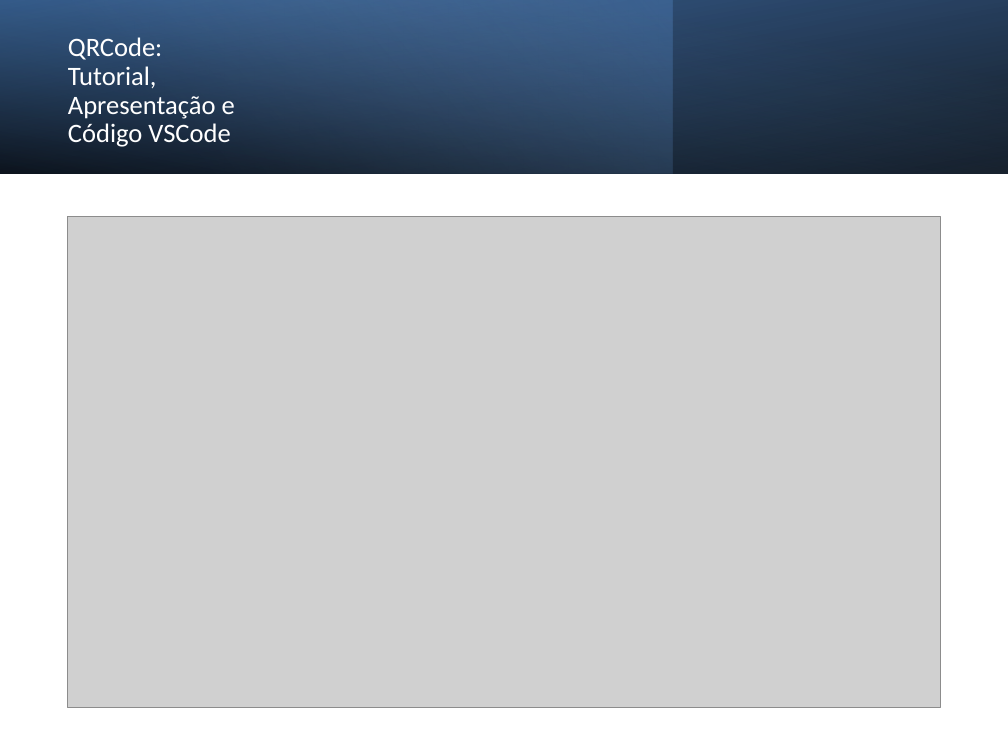
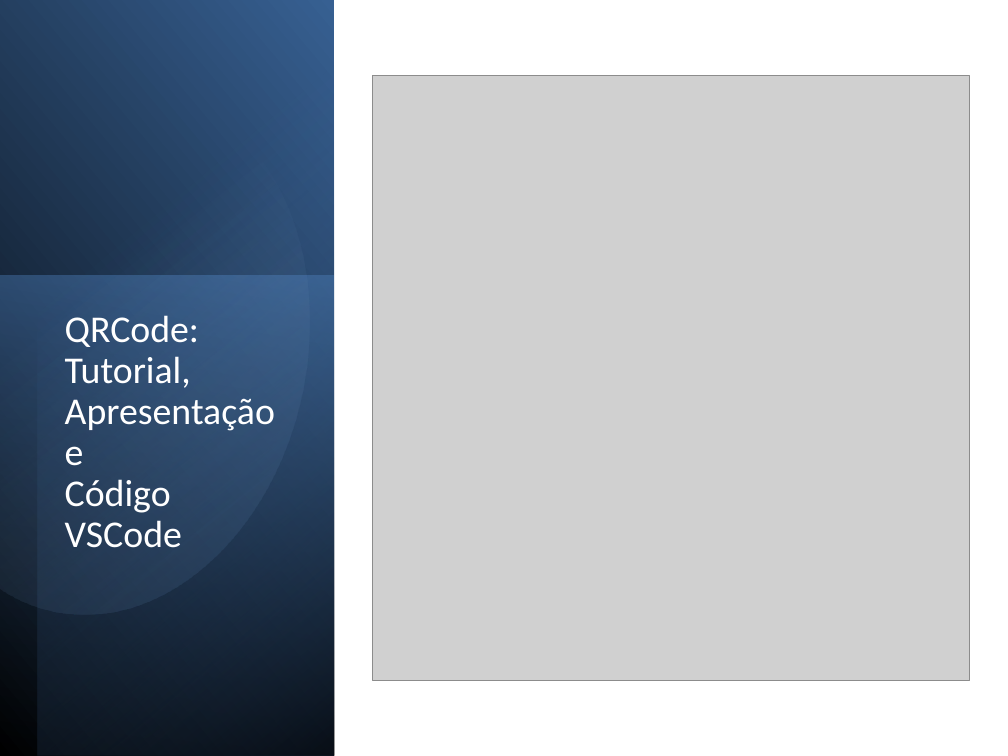
Before and after one commit to Gaguizinho/Ajax-Fetch-Api, a slide deck: slide 11 of Tutorial_Consulta_CEP_AJAX.pptx. Drawn at 1008x756 pixels with LibreOffice and Linux fonts; fonts in the diff are those of the drawing; grey boxes stand for pictures. Boxes give left, top, right and bottom in pixels: in the first picture for what was removed or moved away, otherwise in the second. Text is boxed around its words. In the diff, an @@ line names an element or a change of style, - is before the commit and + after.

```diff
--- a/Tutorial_Consulta_CEP_AJAX.pptx
+++ b/Tutorial_Consulta_CEP_AJAX.pptx
@@ rectangle removed at [0, 0, 1008, 173] @@
@@ rectangle removed at [0, 0, 672, 173] @@
@@ rectangle removed at [0, 0, 1008, 173] @@
@@ rectangle added at [1, 0, 334, 756], fill gradient #000000 to #376092 @@
@@ rectangle added at [37, 0, 334, 756], fill gradient #000000 to #4F81BD @@
@@ freeform shape added at [0, 64, 356, 651], fill gradient #95B3D7 to #376092 @@
@@ picture added at [372, 76, 970, 679] @@
@@ picture removed at [68, 217, 940, 708] @@
@@ rectangle added at [0, 276, 333, 755], fill gradient #4F81BD to #254061 @@
@@ title "QRCode: Tutorial, Apresentação e Código ...": place and size @@
-title "QRCode: Tutorial, Apresentação e Código ..." at [68, 37, 235, 147]
+title "QRCode: Tutorial, Apresentação e Código ..." at [65, 315, 275, 548]
@@ title "QRCode: Tutorial, Apresentação e Código ..." at [65, 315, 275, 548]: size 19 to 27 pt; vertical alignment middle to top @@
```
Also in this commit, not shown: 1 other slide changed.
